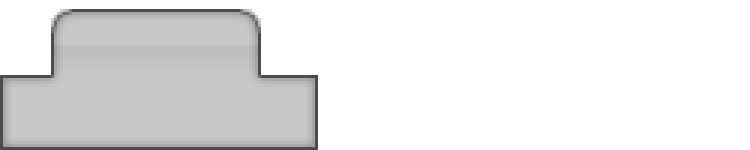
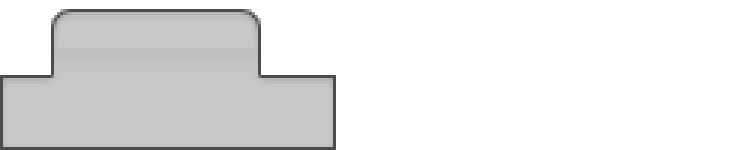
Comparing the layer stacks of the two 750 x 150 images. Changes:
renamed "Слой 3" to "Слой 5", painted on it over [3, 9, 336, 150]
